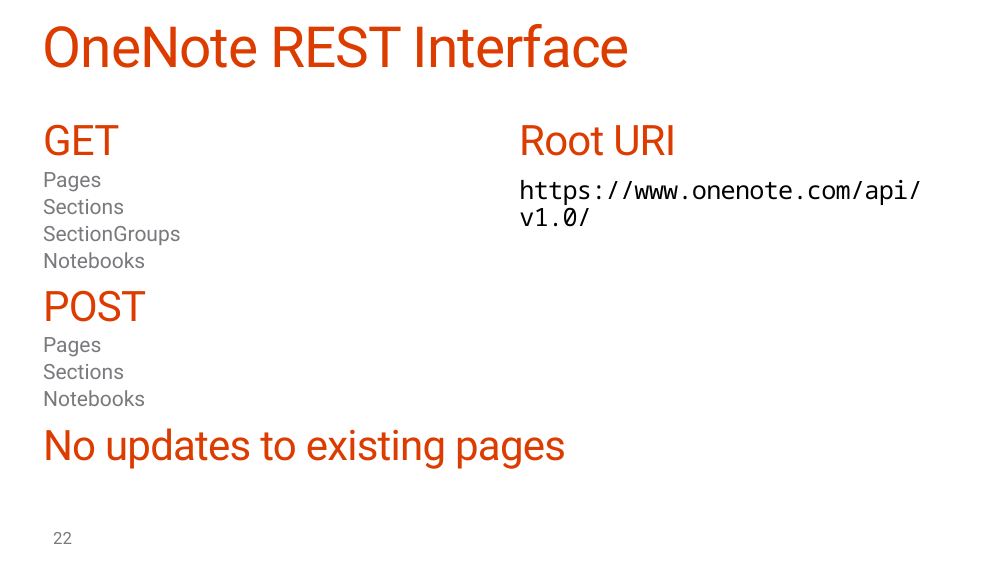
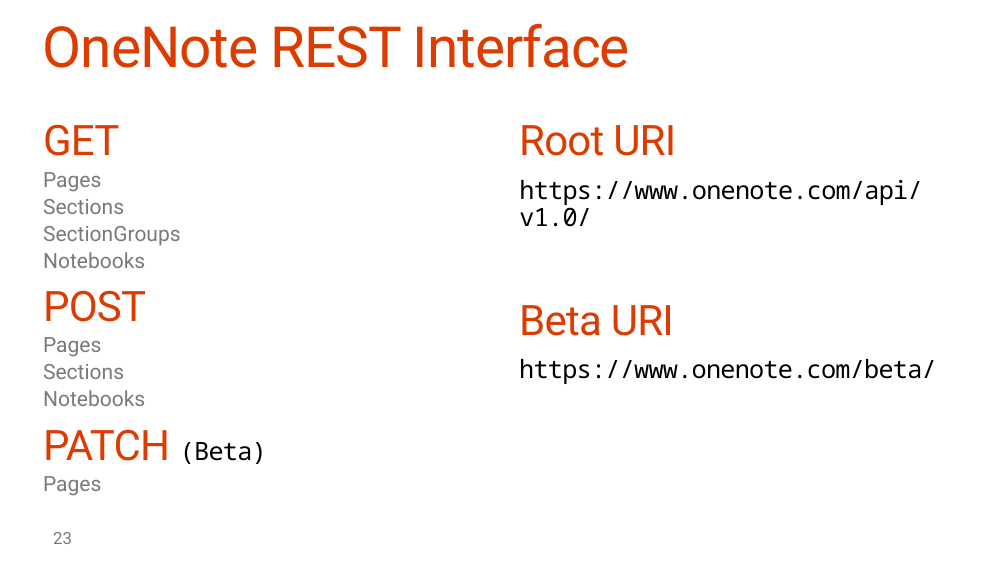
Before and after one commit to OfficeDev/TrainingContent, a slide deck: slide 23 of O3653-7 Deep Dive into the Office 365 APIs for OneNote services/O3653-7 Deep Dive into the Office 365 APIs for OneNote services.pptx (slide 22 before the commit). Drawn at 1008x567 pixels with LibreOffice and Linux fonts; fonts in the diff are those of the drawing; background and template pictures are left out. Boxes give left, top, right and bottom in pixels: in the first picture for what was removed or moved away, otherwise in the second. Text is boxed around its words. In the diff, an @@ line names an element or a change of style, - is before the commit and + after.

```diff
--- a/O3653-7 Deep Dive into the Office 365 APIs for OneNote services/O3653-7 Deep Dive into the Office 365 APIs for OneNote services.pptx
+++ b/O3653-7 Deep Dive into the Office 365 APIs for OneNote services/O3653-7 Deep Dive into the Office 365 APIs for OneNote services.pptx
@@ text at box(519, 305, 937, 384): paragraphs added @@
+Beta URI
+https://www.onenote.com/beta/
@@ text at box(43, 429, 267, 496): text changed; size 40 to 24 pt; text colour #DC3C00 to #000000 @@
-No updates to existing pages
+PATCH (Beta)
+  Pages
@@ page number at box(53, 532, 72, 544): text changed @@
-22
+23
```
Also in this commit, not shown: 2 other slides changed, 1 slide added.
